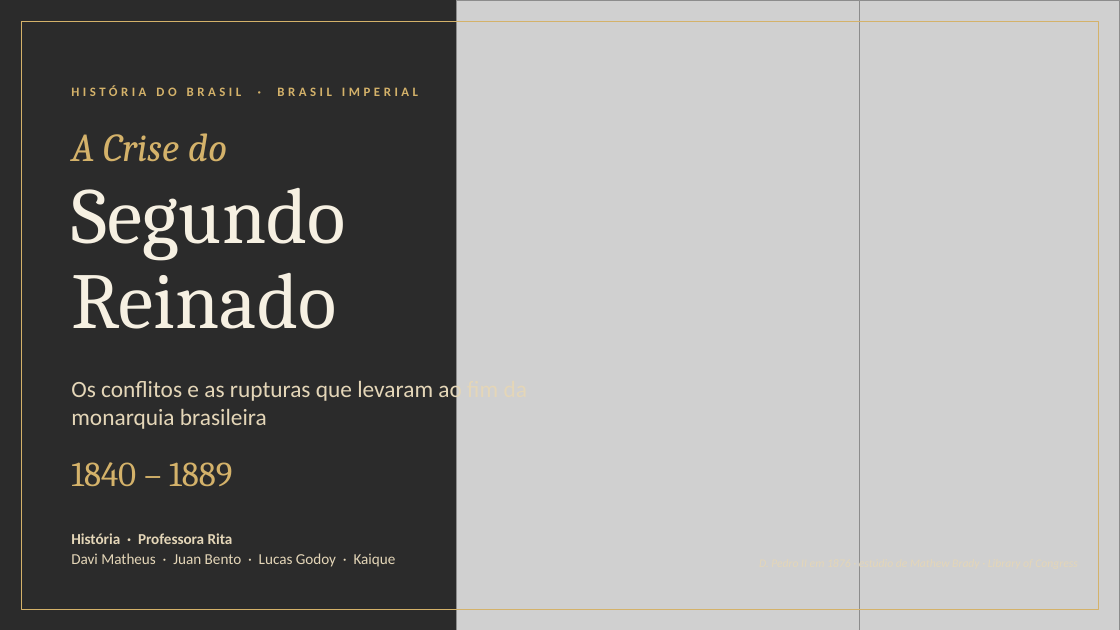
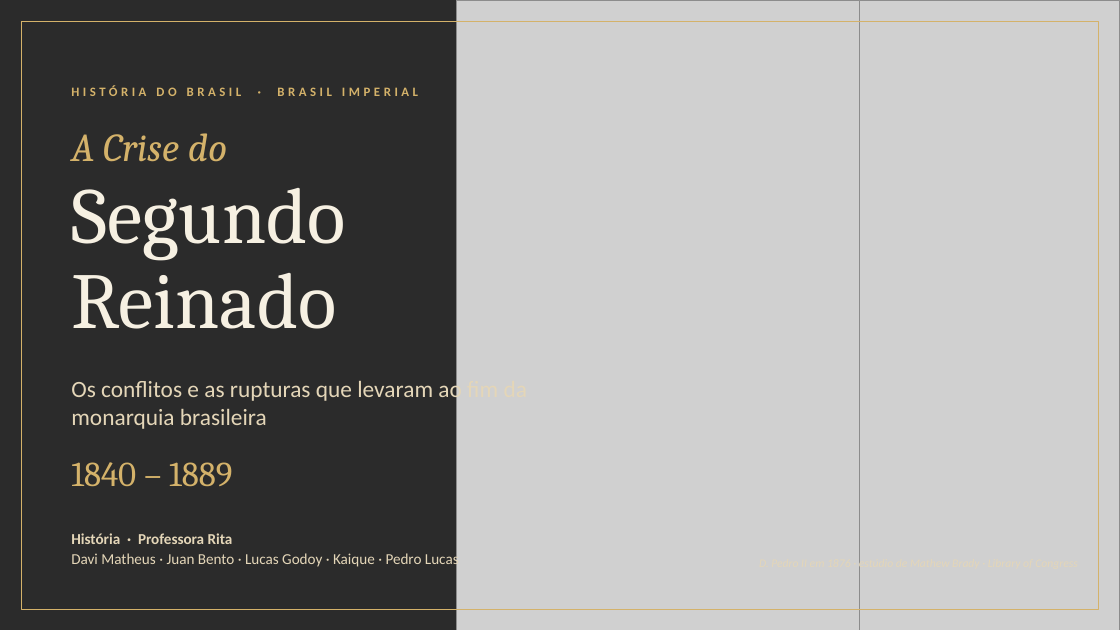
Before and after one commit to JLeoBRx/guerra-do-paraguai-apresentacao, a slide deck: slide 1 of segundo-reinado/A-Crise-do-Segundo-Reinado.pptx. Drawn at 1120x630 pixels with LibreOffice and Linux fonts; fonts in the diff are those of the drawing; grey boxes stand for pictures; background and template pictures are left out; a plain dark background stands for a picture behind light text. Boxes give left, top, right and bottom in pixels: in the first picture for what was removed or moved away, otherwise in the second. Text is boxed around its words. In the diff, an @@ line names an element or a change of style, - is before the commit and + after.

```diff
--- a/segundo-reinado/A-Crise-do-Segundo-Reinado.pptx
+++ b/segundo-reinado/A-Crise-do-Segundo-Reinado.pptx
@@ text at bbox=[71, 551, 459, 569]: text changed @@
-Davi Matheus · Juan Bento · Lucas Godoy · Kaique
+Davi Matheus · Juan Bento · Lucas Godoy · Kaique · Pedro Lucas
```
Also in this commit, not shown: 20 other files.
